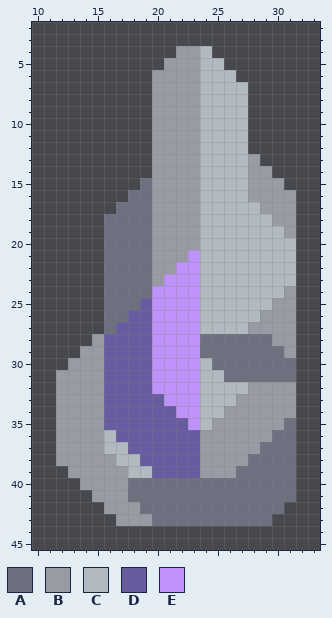
Pixel-art sprite -- sprites/units/weapons/encryption.png. That is the earlier state.
The file is 48x56 pixels. Shown: x 10..33, y 2..45.
Palette (. is transparent): A #6e7080  B #989aa4  C #b0bac0  D #665c9f  E #bf92f9
Pixels before, first column x 12:
 4 ..........BBC.......
 5 .........BBBCC......
 6 ........BBBBCCC.....
 7 ........BBBBCCCC....
 8 ........BBBBCCCC....
 9 ........BBBBCCCC....
10 ........BBBBCCCC....
11 ........BBBBCCCC....
12 ........BBBBCCCC....
13 ........BBBBCCCCB...
14 ........BBBBCCCCBB..
15 .......ABBBBCCCCBBB.
16 ......AABBBBCCCCBBBB
17 .....AAABBBBCCCCCBBB
18 ....AAAABBBBCCCCCCBB
19 ....AAAABBBBCCCCCCCB
20 ....AAAABBBBCCCCCCCC
21 ....AAAABBBECCCCCCCC
22 ....AAAABBEECCCCCCCC
23 ....AAAABEEECCCCCCCC
24 ....AAAAEEEECCCCCCCB
25 ....AAADEEEECCCCCCBB
26 ....AADDEEEECCCCCBBB
27 ....ADDDEEEECCCCBBBB
28 ...BDDDDEEEEAAAAAABB
29 ..BBDDDDEEEEAAAAAAAB
30 .BBBDDDDEEEECAAAAAAA
31 BBBBDDDDEEEECCAAAAAA
32 BBBBDDDDEEEECCCCBBBB
33 BBBBDDDDDEEECCCBBBBB
34 BBBBDDDDDDEECCBBBBBB
35 BBBBDDDDDDDECBBBBBBA
36 BBBBCDDDDDDDBBBBBBAA
37 BBBBCCDDDDDDBBBBBAAA
38 BBBBBCCDDDDDBBBBAAAA
39 .BBBBBCCDDDDBBBAAAAA
40 ..BBBBAAAAAAAAAAAAAA
41 ...BBBAAAAAAAAAAAAAA
42 ....BBBAAAAAAAAAAAA.
43 .....BBBAAAAAAAAAA..
Once edited:
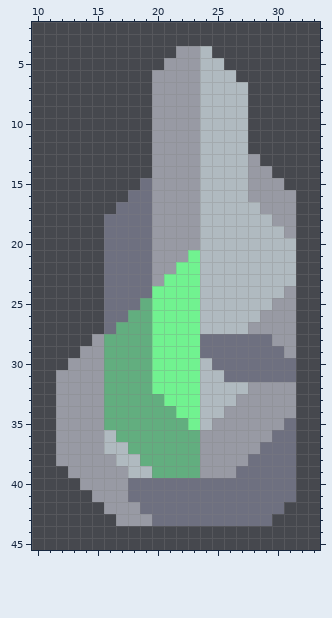
Change:
colour D: #665c9f -> #62ae7f
colour E: #bf92f9 -> #71f290
Changed places in both pictures, as pixel boxes (x1, y1, x2, y2):
changed: (104, 250, 200, 478)
